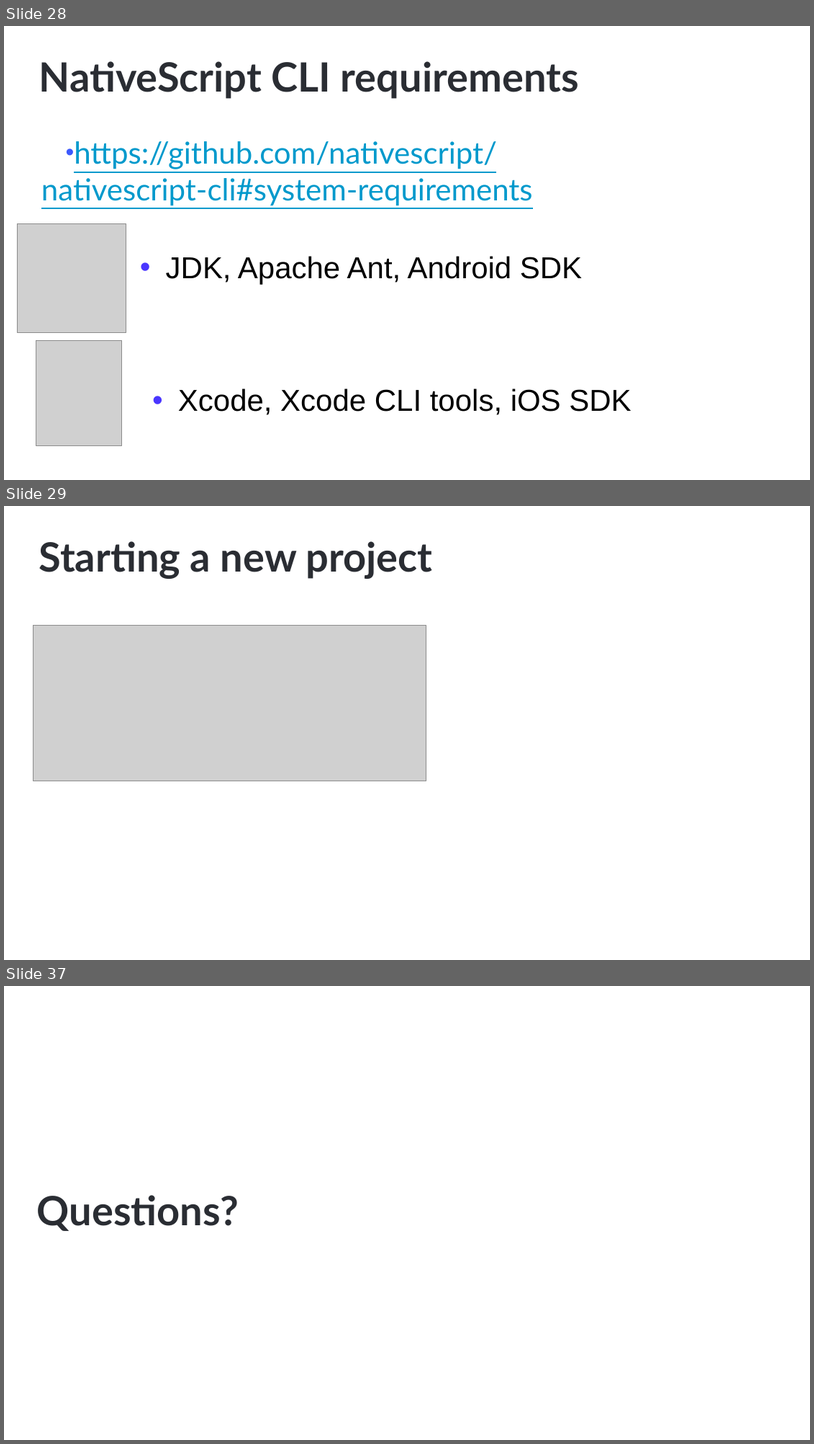
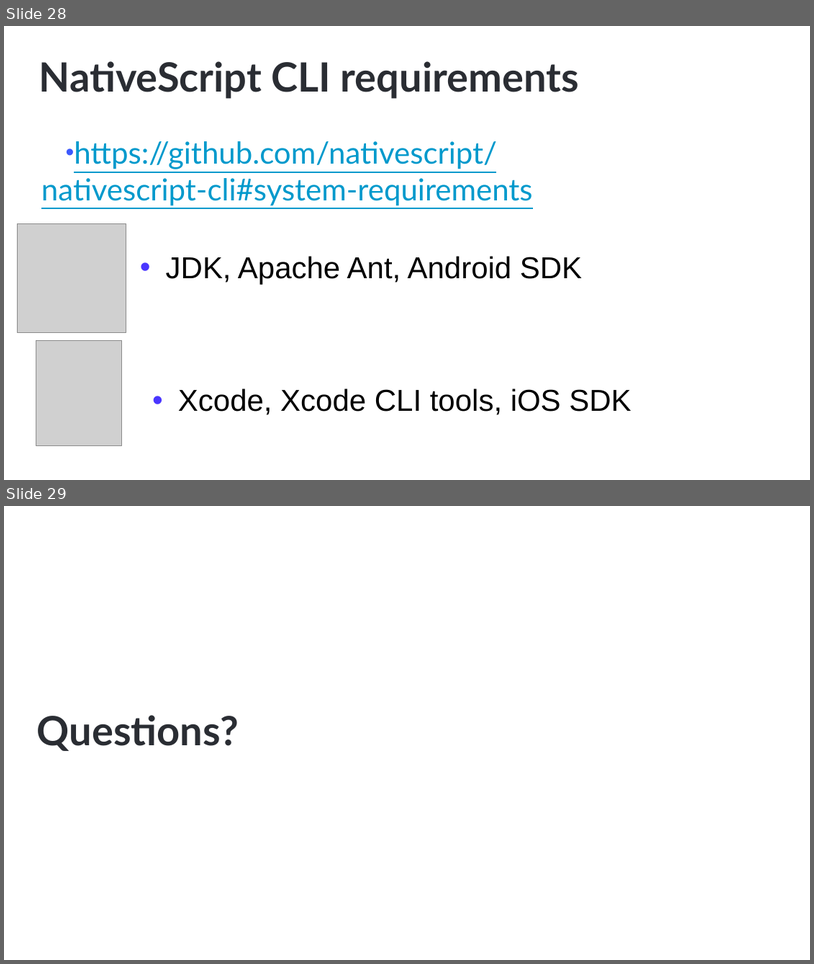
Before and after one commit to NativeScript/NativeScript-NEXT-Workshop, a slide deck: slides/1-Intro/intro.pptx. Shown one above the other, each under a label of ours: slides 28, 29 and 37 before the commit, slides 28 and 29 after it; the slides between them are not shown. The pictures are 814x1444 and 814x964 pixels, drawn with LibreOffice and Linux fonts; fonts in the diff are those of the drawing; grey boxes stand for pictures; background and template pictures are left out. Boxes give left, top, right and bottom in pixels: in the first picture for what was removed or moved away, otherwise in the second. Text is boxed around its words. In the diff, an @@ line names an element or a change of style, - is before the commit and + after.

```diff
--- a/slides/1-Intro/intro.pptx
+++ b/slides/1-Intro/intro.pptx
@@ slide 29 removed at <box>4,506,810,960</box>, background #FFFFFF @@
@@ title removed at <box>39,541,432,579</box> @@
-Starting a new project
@@ picture removed at <box>33,626,426,780</box> @@
@@ what was slide 37 is now slide 29 @@
```
Also in this commit, not shown: 2 slides changed, 7 other slides removed, 1 other file.
